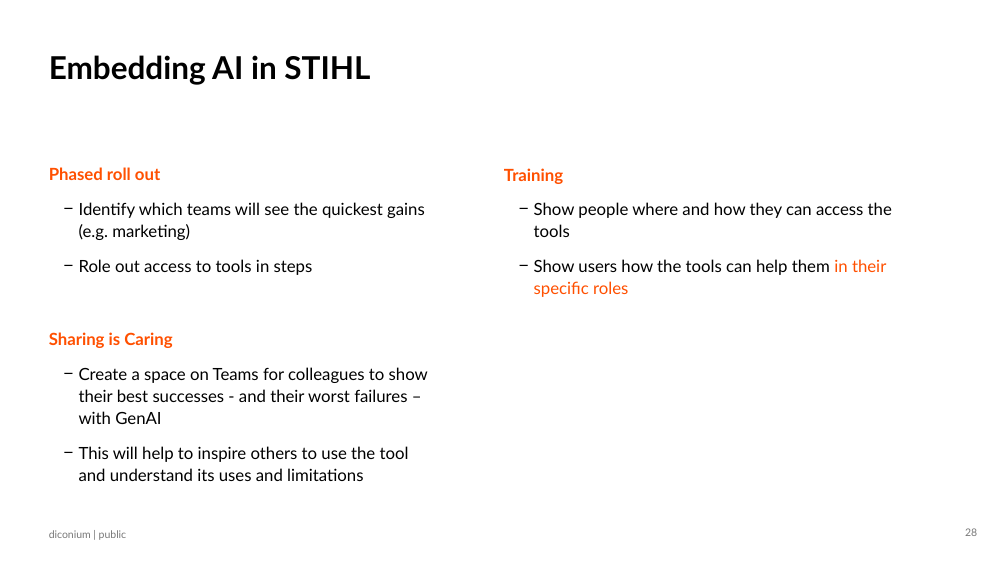
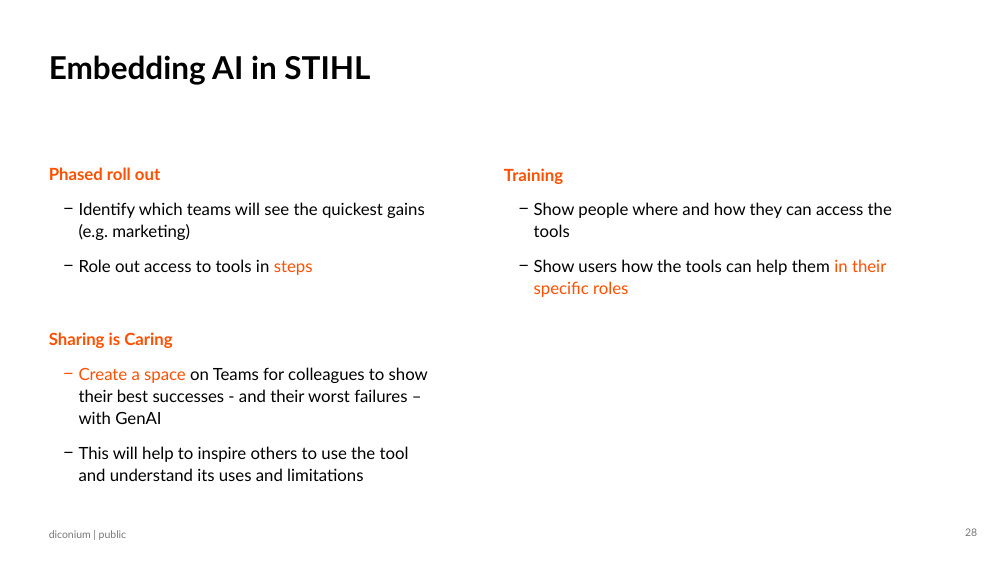
Before and after one commit to NeilSinclair/prompt_workshop, a slide deck: slide 28 of slides/AI Teach In STIHL v1.2.pptx. Drawn at 1008x567 pixels with LibreOffice and Linux fonts; fonts in the diff are those of the drawing; background and template pictures are left out. Boxes give left, top, right and bottom in pixels: in the first picture for what was removed or moved away, otherwise in the second. Text is boxed around its words. In the diff, an @@ line names an element or a change of style, - is before the commit and + after.

```diff
--- a/slides/AI Teach In STIHL v1.2.pptx
+++ b/slides/AI Teach In STIHL v1.2.pptx
@@ text at (x1=79, y1=259, x2=313, y2=275): text colour #000000 to #FF5000 in "steps" @@
@@ text at (x1=79, y1=367, x2=428, y2=424): text colour #000000 to #FF5000 in "Create a space" @@
```
Also in this commit, not shown: 5 other slides changed, 1 other file.
